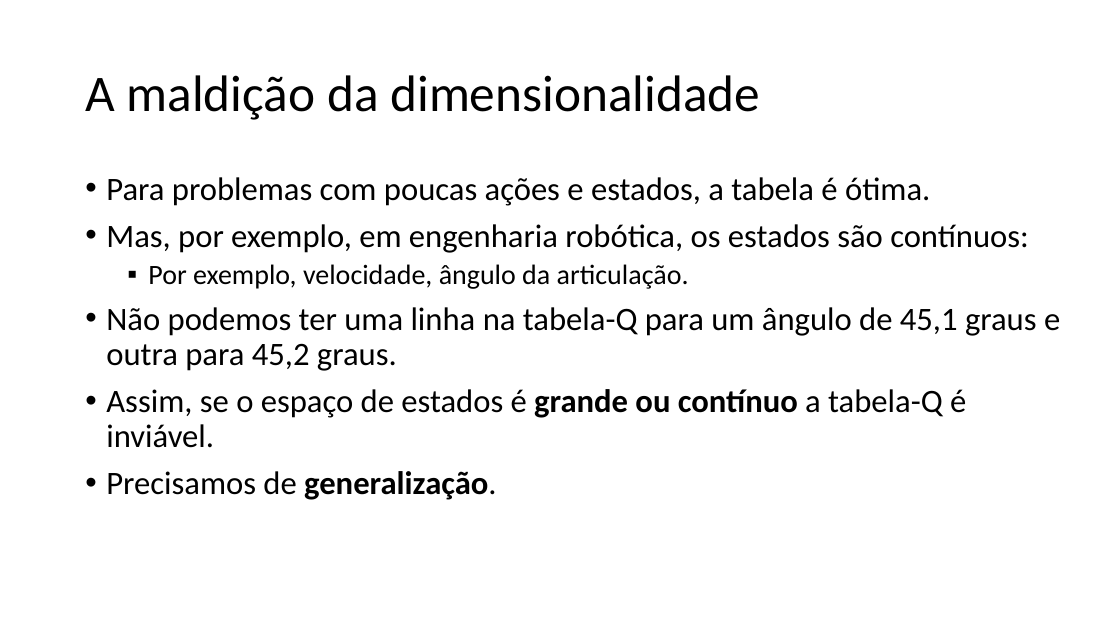
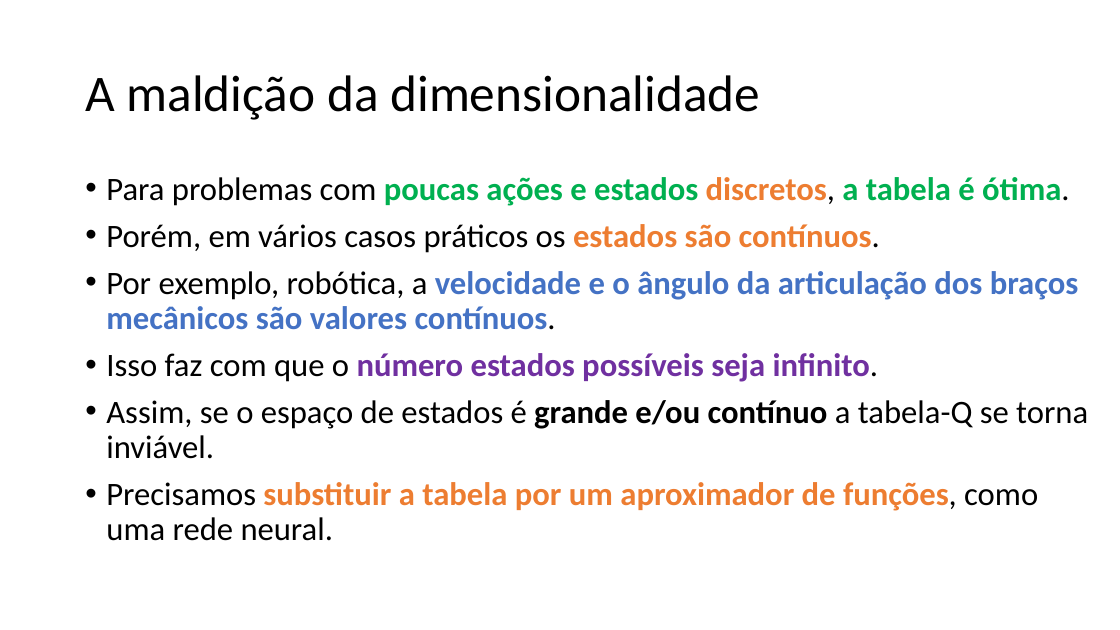
Before and after one commit to zz4fap/c24_inteligencia_artificial, a slide deck: slide 33 of slides/C24_Q_learning.pptx (slide 50 before the commit). Drawn at 1120x630 pixels with LibreOffice and Linux fonts; fonts in the diff are those of the drawing. Boxes give left, top, right and bottom in pixels: in the first picture for what was removed or moved away, otherwise in the second. Text is boxed around its words. In the diff, an @@ line names an element or a change of style, - is before the commit and + after.

Commit message:
update of slides

```diff
--- a/slides/C24_Q_learning.pptx
+++ b/slides/C24_Q_learning.pptx
@@ text at (x1=106, y1=177, x2=1088, y2=541): text changed; bold on @@
-• Para problemas com poucas ações e estados, a tabela é ótima.
-• Mas, por exemplo, em engenharia robótica, os estados são contínuos:
-  ▪ Por exemplo, velocidade, ângulo da articulação.
-• Não podemos ter uma linha na tabela-Q para um ângulo de 45,1 graus e outra para 45,2 graus.
-• Assim, se o espaço de estados é grande ou contínuo a tabela-Q é inviável.
-• Precisamos de generalização.
+• Para problemas com poucas ações e estados discretos, a tabela é ótima.
+• Porém, em vários casos práticos os estados são contínuos.
+• Por exemplo, robótica, a velocidade e o ângulo da articulação dos braços mecânicos são valores contínuos.
+• Isso faz com que o número estados possíveis seja infinito.
+• Assim, se o espaço de estados é grande e/ou contínuo a tabela-Q se torna inviável.
+• Precisamos substituir a tabela por um aproximador de funções, como uma rede neural.
```
Also in this commit, not shown: 19 other slides changed, 7 slides added, 2 slides removed, 2 other files.
